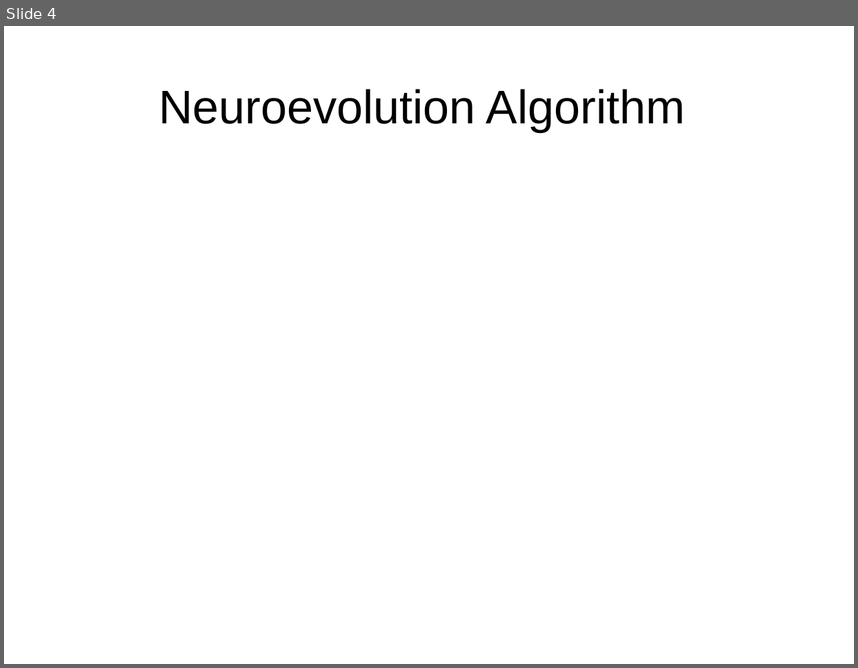
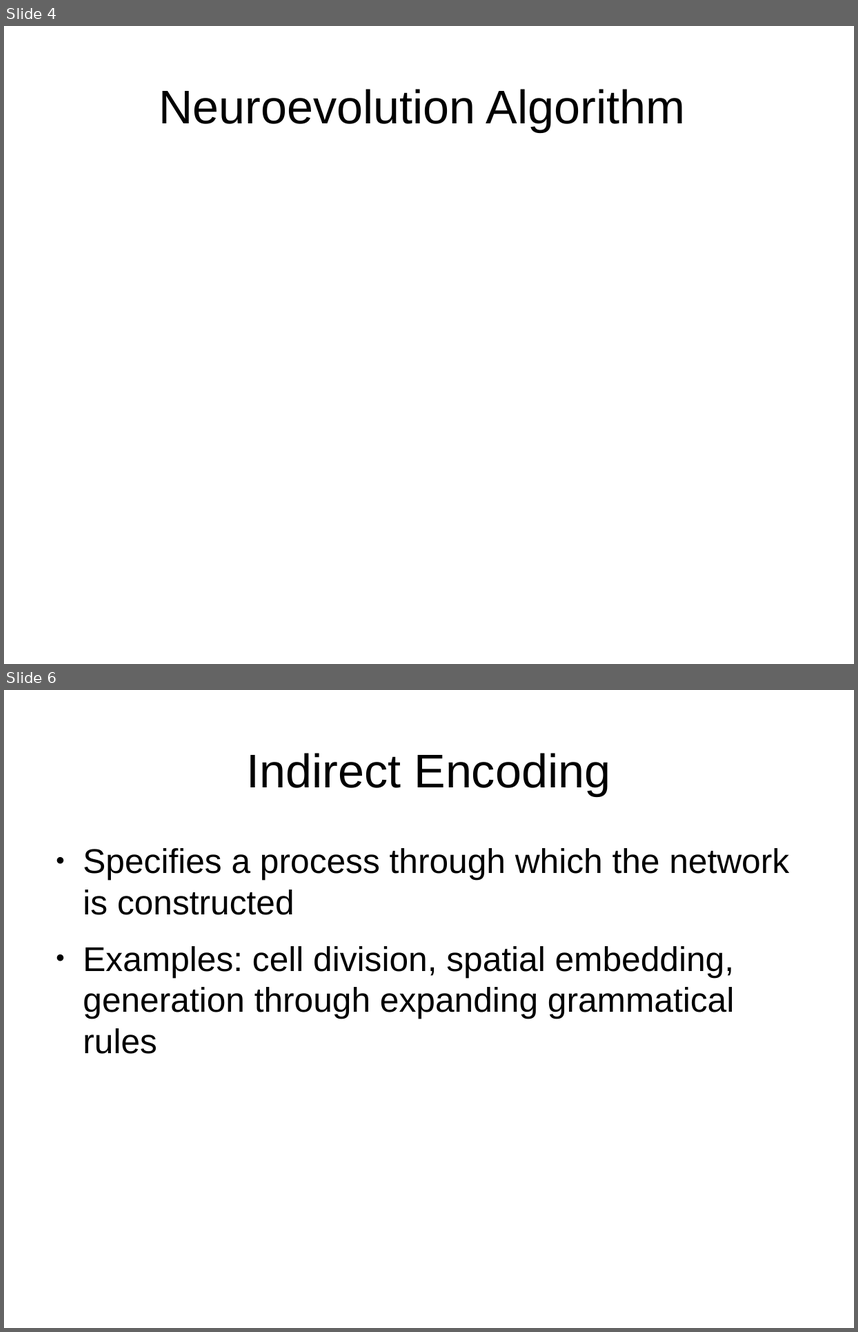
Before and after one commit to AI383/NeuroEvo, a slide deck: presFinal.odp. Shown one above the other, each under a label of ours: slide 4 before the commit, slides 4 and 6 after it; the slides between them are not shown. The pictures are 858x668 and 858x1332 pixels, drawn with LibreOffice and Linux fonts; fonts in the diff are those of the drawing. Boxes give left, top, right and bottom in pixels: in the first picture for what was removed or moved away, otherwise in the second. Text is boxed around its words. In the diff, an @@ line names an element or a change of style, - is before the commit and + after.

```diff
--- a/presFinal.odp
+++ b/presFinal.odp
@@ slide 6 added at (x1=4, y1=690, x2=854, y2=1328), background #FFFFFF @@
@@ title added at (x1=247, y1=753, x2=611, y2=796), 44 pt, text #000000 @@
+Indirect Encoding
@@ text added at (x1=83, y1=848, x2=789, y2=1054), 32 pt, text #000000 @@
+● Specifies a process through which the network is constructed
+● Examples: cell division, spatial embedding, generation through expanding grammatical rules
```
Also in this commit, not shown: 1 other slide added, 2 slides removed, 1 other file.
